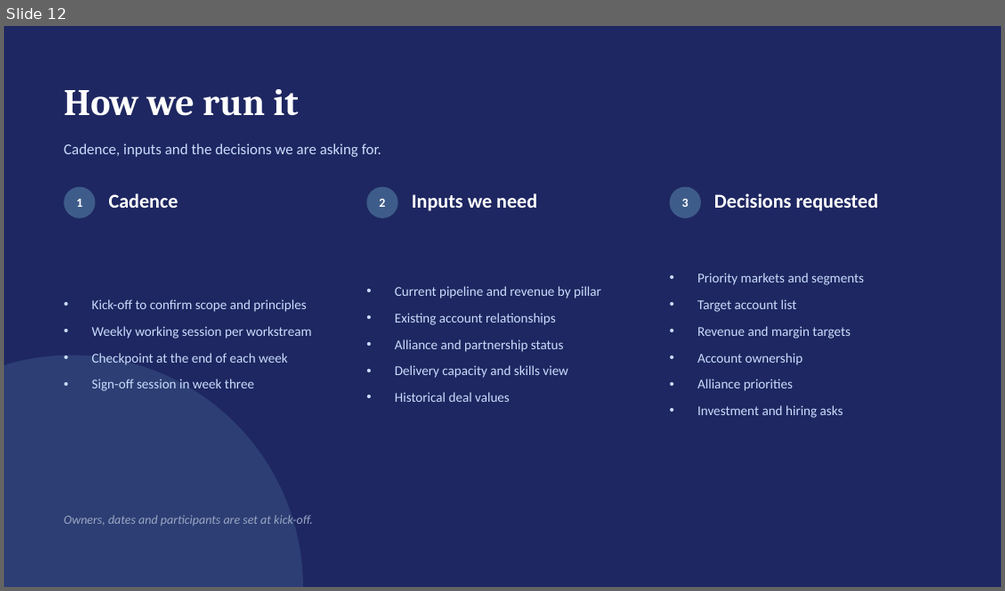
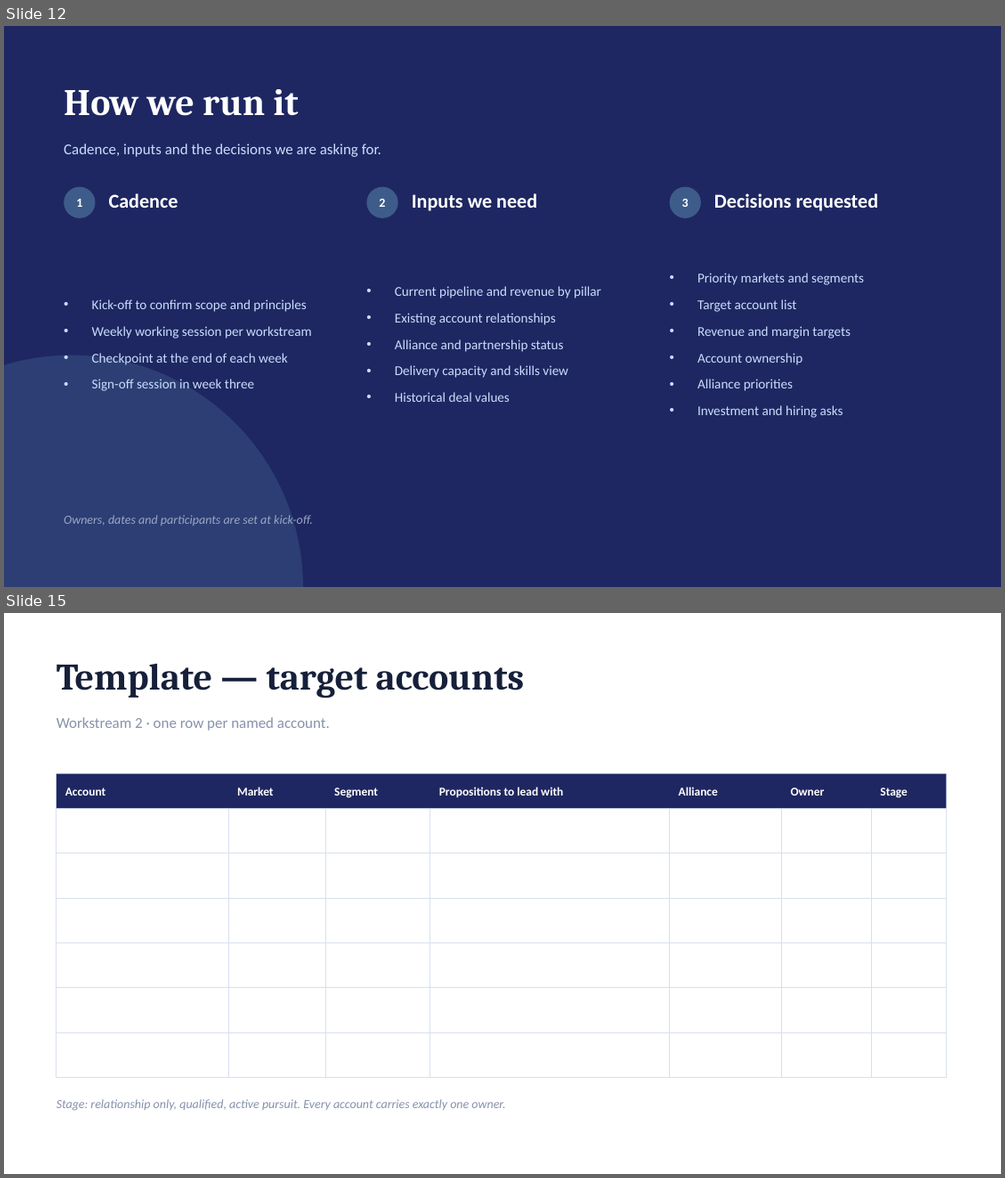
Before and after one commit to dhajjar-cyber/bae, a slide deck: FSI strategy/EAIND-FSI-Strategy-Development-Plan.pptx. Shown one above the other, each under a label of ours: slide 12 before the commit, slides 12 and 15 after it; the slides between them are not shown. The pictures are 1005x591 and 1005x1178 pixels, drawn with LibreOffice and Linux fonts; fonts in the diff are those of the drawing. Boxes give left, top, right and bottom in pixels: in the first picture for what was removed or moved away, otherwise in the second. Text is boxed around its words. In the diff, an @@ line names an element or a change of style, - is before the commit and + after.

```diff
--- a/FSI strategy/EAIND-FSI-Strategy-Development-Plan.pptx
+++ b/FSI strategy/EAIND-FSI-Strategy-Development-Plan.pptx
@@ slide 15 added at bbox=[4, 613, 1001, 1174], background #FFFFFF @@
@@ text added at bbox=[57, 664, 525, 698], 36 pt, text #16203A, bold @@
+Template — target accounts
@@ text added at bbox=[57, 717, 330, 730], 14.5 pt, text #8792AB @@
+Workstream 2 · one row per named account.
@@ table added at bbox=[57, 774, 947, 849], 7 rows, 7 columns @@
+Account | Market | Segment | Propositions to lead with | Alliance | Owner | Stage
+ |  |  |  |  |  | 
+ |  |  |  |  |  | 
+ |  |  |  |  |  | 
+ |  |  |  |  |  | 
+ |  |  |  |  |  | 
+ |  |  |  |  |  | 
@@ rectangle added at bbox=[57, 774, 947, 808], fill #1E2761 @@
@@ text added at bbox=[64, 787, 105, 795], 11.5 pt, text #FFFFFF, bold @@
+Account
@@ text added at bbox=[235, 787, 273, 795], 11.5 pt, text #FFFFFF, bold @@
+Market
@@ text added at bbox=[332, 787, 378, 798], 11.5 pt, text #FFFFFF, bold @@
+Segment
@@ text added at bbox=[439, 787, 538, 797], 11.5 pt, text #FFFFFF, bold @@
+Propositions to lead with
@@ text added at bbox=[677, 787, 718, 795], 11.5 pt, text #FFFFFF, bold @@
+Alliance
@@ text added at bbox=[789, 787, 824, 795], 11.5 pt, text #FFFFFF, bold @@
+Owner
@@ text added at bbox=[879, 787, 907, 798], 11.5 pt, text #FFFFFF, bold @@
+Stage
@@ text added at bbox=[57, 1099, 505, 1111], 12 pt, text #8792AB, italic @@
+Stage: relationship only, qualified, active pursuit. Every account carries exactly one owner.
```
Also in this commit, not shown: 1 slide changed, 9 other slides added, 2 other files.
